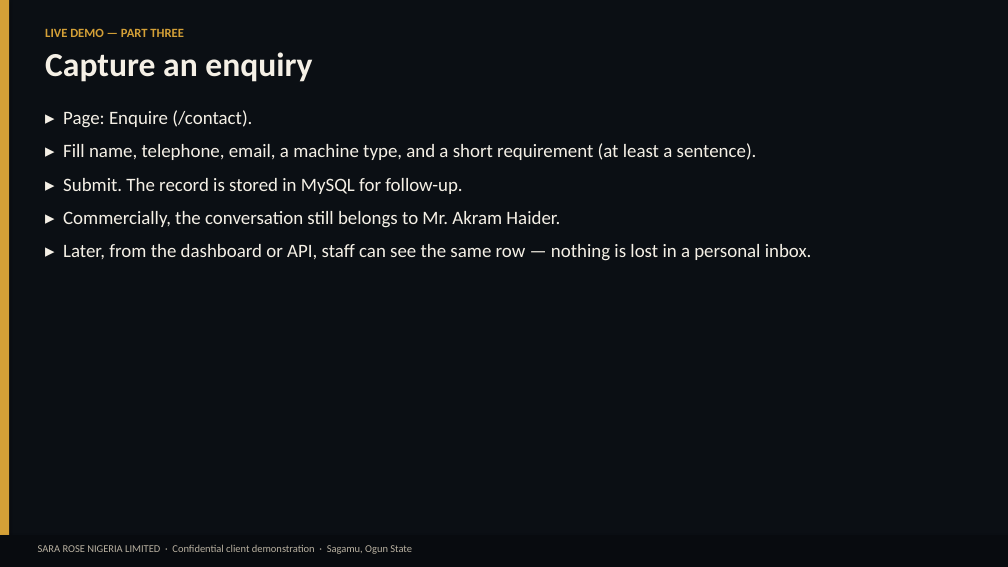
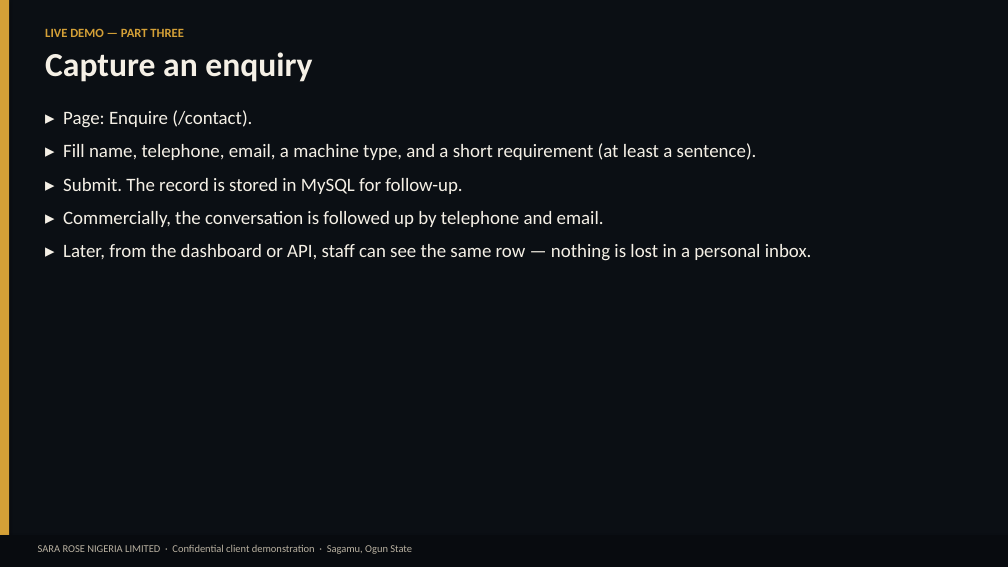
Before and after one commit to utohid/sararose, a slide deck: slide 8 of docs/SARA-ROSE-Client-Demo.pptx. Drawn at 1008x567 pixels with LibreOffice and Linux fonts; fonts in the diff are those of the drawing. Boxes give left, top, right and bottom in pixels: in the first picture for what was removed or moved away, otherwise in the second. Text is boxed around its words. In the diff, an @@ line names an element or a change of style, - is before the commit and + after.

```diff
--- a/docs/SARA-ROSE-Client-Demo.pptx
+++ b/docs/SARA-ROSE-Client-Demo.pptx
@@ text at [63, 211, 604, 227]: text changed @@
-▸ Commercially, the conversation still belongs to Mr. Akram Haider.
+▸ Commercially, the conversation is followed up by telephone and email.
```
Also in this commit, not shown: 3 other slides changed, 15 other files.
